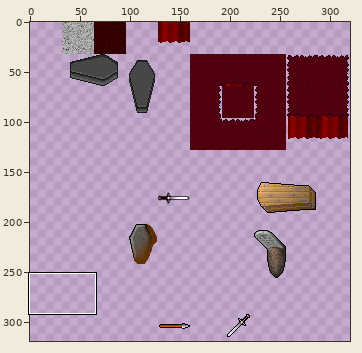
Edited in one commit: sprite sheet (assets/images/sprites.png). The picture above shows the old version from afar; the outline marks the close-up.
Close-up. Before the edit:
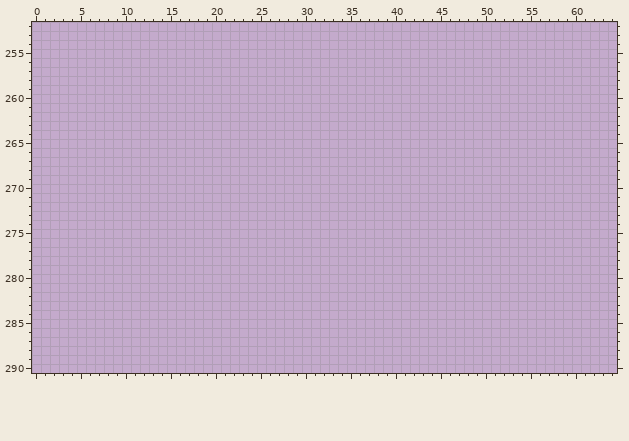
The file is 320x320 pixels. Pixels under 10% opacity are left out. Colours within 5 levels of each other are drawn and written as one. Shown: x 0..64, y 252..290. The wide view leaves out empty margins. The commit also changed other parts of the picture, which this record leaves out.
Now the later version:
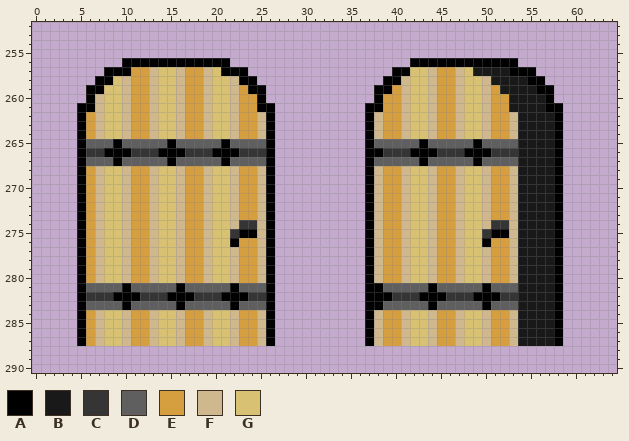
Palette (. is transparent): A #000000  B #191919  C #353535  D #5f5f5f  E #d59f40  F #cfb88e  G #d9c173
The edit:
Changed rows in their new state; - is an unchanged pixel.
first column x 5:
256 -----AAAAAAAAAAAA--------------------AAAAAAAAAAAA-----
257 ---AAAEEFGGFEEFGAAA----------------AAGGFEEFGBBBBAAA---
258 --AAGFEEFGGFEEFGGFAA--------------AAFGGFEEFGGFBBBBAA--
259 -AAGGFEEFGGFEEFGGFEAA------------AAEFGGFEEFGGFEBBBBAA-
260 -AFGGFEEFGGFEEFGGFEEA------------AEEFGGFEEFGGFEEBBBBA-
261 AAFGGFEEFGGFEEFGGFEEAA----------AAEEFGGFEEFGGFEEBBBBAA
262 AEFGGFEEFGGFEEFGGFEEFA----------AFEEFGGFEEFGGFEEFBBBBA
263 AEFGGFEEFGGFEEFGGFEEFA----------AFEEFGGFEEFGGFEEFBBBBA
264 AEFGGFEEFGGFEEFGGFEEFA----------AFEEFGGFEEFGGFEEFBBBBA
265 ADDDADDDDDADDDDDADDDDA----------ADDDDDADDDDDADDDDBBBBA
266 ACCAAACCCAAACCCAAACCCA----------AACCCAAACCCAAACCCBBBBA
267 ADDDADDDDDADDDDDADDDDA----------ADDDDDADDDDDADDDDBBBBA
268 AEFGGFEEFGGFEEFGGFEEFA----------AFEEFGGFEEFGGFEEFBBBBA
269 AEFGGFEEFGGFEEFGGFEEFA----------AFEEFGGFEEFGGFEEFBBBBA
270 AEFGGFEEFGGFEEFGGFEEFA----------AFEEFGGFEEFGGFEEFBBBBA
271 AEFGGFEEFGGFEEFGGFEEFA----------AFEEFGGFEEFGGFEEFBBBBA
272 AEFGGFEEFGGFEEFGGFEEFA----------AFEEFGGFEEFGGFEEFBBBBA
273 AEFGGFEEFGGFEEFGGFEEFA----------AFEEFGGFEEFGGFEEFBBBBA
274 AEFGGFEEFGGFEEFGGFCCFA----------AFEEFGGFEEFGGFCCFBBBBA
275 AEFGGFEEFGGFEEFGGCAAFA----------AFEEFGGFEEFGGCAAFBBBBA
276 AEFGGFEEFGGFEEFGGAEEFA----------AFEEFGGFEEFGGAEEFBBBBA
277 AEFGGFEEFGGFEEFGGFEEFA----------AFEEFGGFEEFGGFEEFBBBBA
278 AEFGGFEEFGGFEEFGGFEEFA----------AFEEFGGFEEFGGFEEFBBBBA
279 AEFGGFEEFGGFEEFGGFEEFA----------AFEEFGGFEEFGGFEEFBBBBA
280 AEFGGFEEFGGFEEFGGFEEFA----------AFEEFGGFEEFGGFEEFBBBBA
281 ADDDDADDDDDADDDDDADDDA----------AADDDDDADDDDDADDDBBBBA
282 ACCCAAACCCAAACCCAAACCA----------AAACCCAAACCCAAACCBBBBA
283 ADDDDADDDDDADDDDDADDDA----------AADDDDDADDDDDADDDBBBBA
284 AEFGGFEEFGGFEEFGGFEEFA----------AFEEFGGFEEFGGFEEFBBBBA
285 AEFGGFEEFGGFEEFGGFEEFA----------AFEEFGGFEEFGGFEEFBBBBA
286 AEFGGFEEFGGFEEFGGFEEFA----------AFEEFGGFEEFGGFEEFBBBBA
287 AEFGGFEEFGGFEEFGGFEEFA----------AFEEFGGFEEFGGFEEFBBBBA
